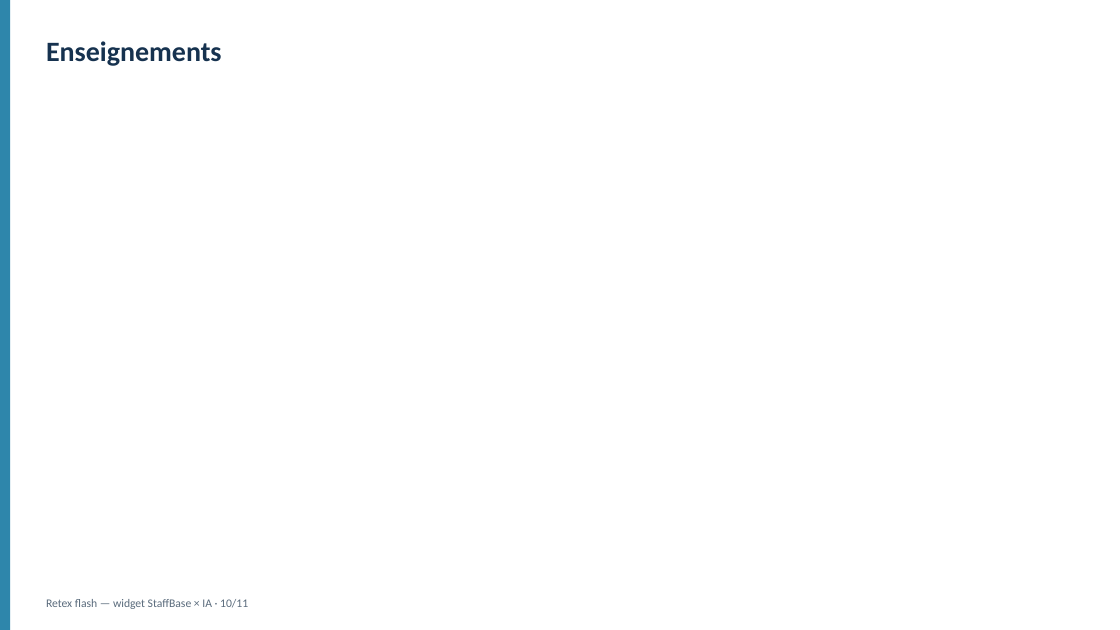
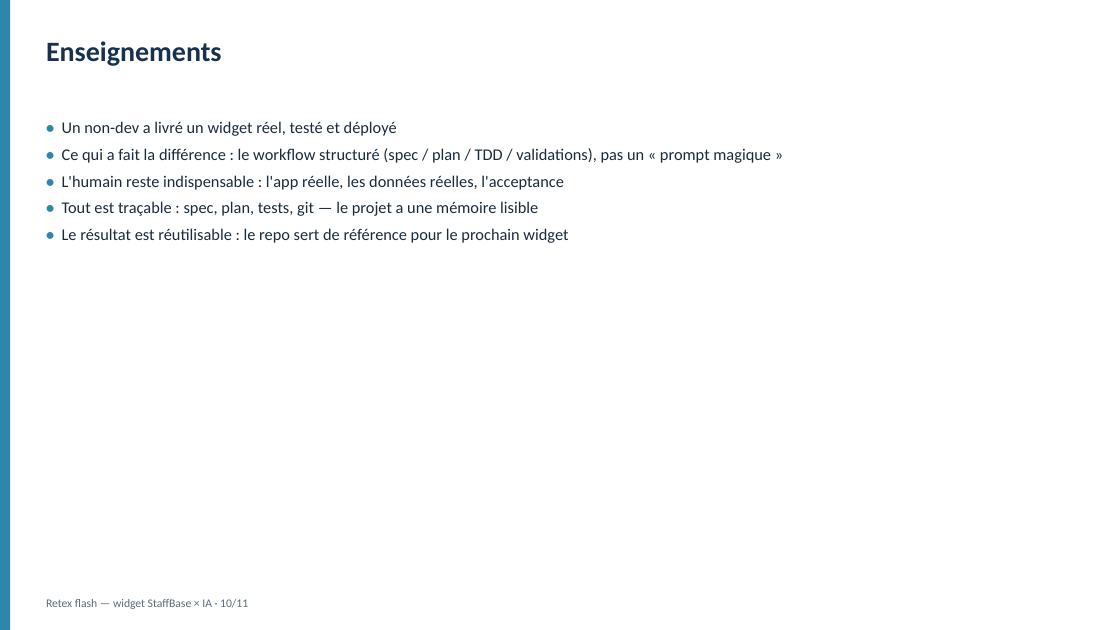
Before and after one commit to KleeFabienC/date-widget, a slide deck: slide 10 of Retex_Flash_Widget_Date_IA.pptx. Drawn at 1120x630 pixels with LibreOffice and Linux fonts; fonts in the diff are those of the drawing. Boxes give left, top, right and bottom in pixels: in the first picture for what was removed or moved away, otherwise in the second. Text is boxed around its words. In the diff, an @@ line names an element or a change of style, - is before the commit and + after.

```diff
--- a/Retex_Flash_Widget_Date_IA.pptx
+++ b/Retex_Flash_Widget_Date_IA.pptx
@@ text added at (62, 121, 771, 243), 14 pt, text #1A2B3C @@
+• Un non-dev a livré un widget réel, testé et déployé
+• Ce qui a fait la différence : le workflow structuré (spec / plan / TDD / validations), pas un « prompt magique »
+• L'humain reste indispensable : l'app réelle, les données réelles, l'acceptance
+• Tout est traçable : spec, plan, tests, git — le projet a une mémoire lisible
+• Le résultat est réutilisable : le repo sert de référence pour le prochain widget
```
Also in this commit, not shown: 3 other slides changed, 2 other files.
